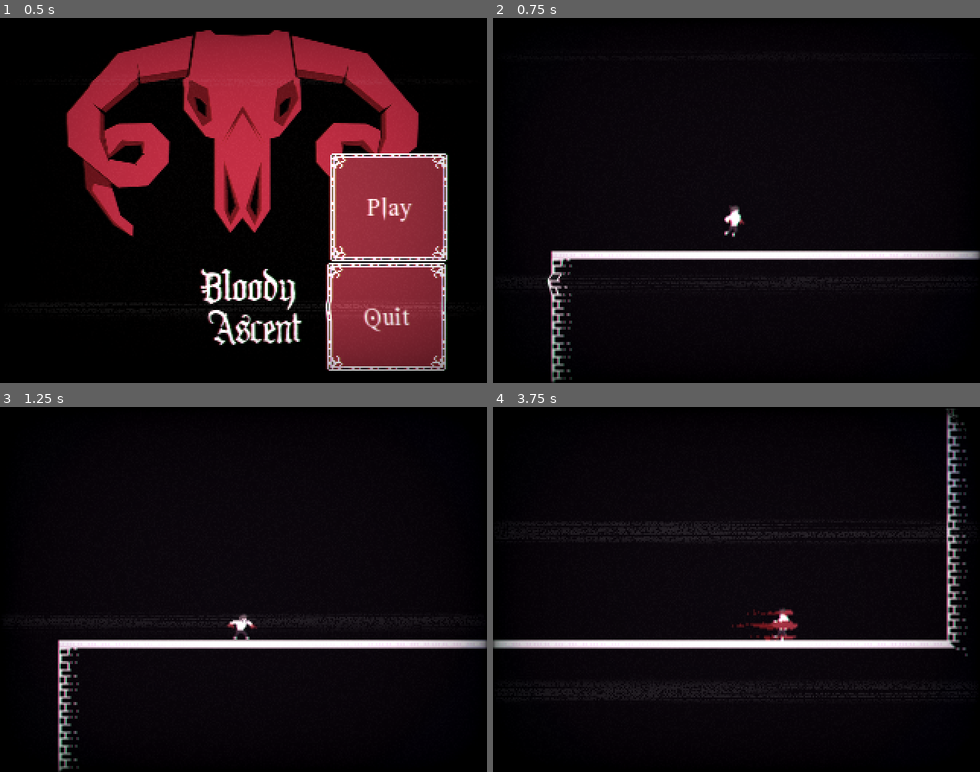
Above: before the commit, frames 1-4 (two rows, left to right).
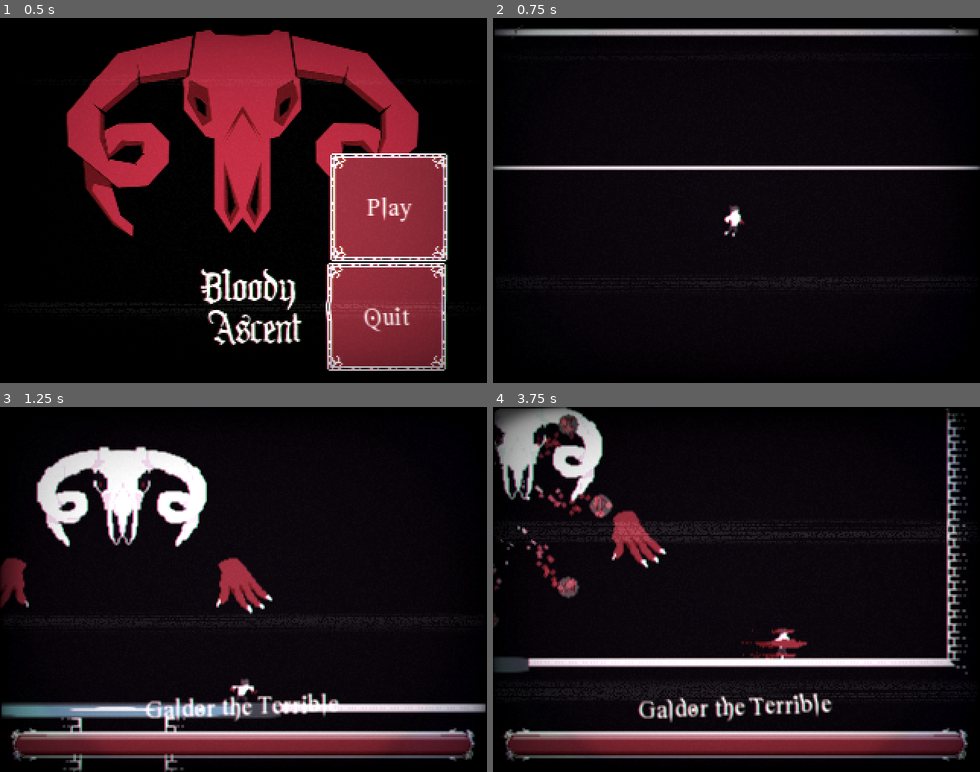
Above: after the commit, the same moments.

Repository: Luxxdev/GameJamPlus
Game: Godot game, scene res://Scenes/TitleScreen.tscn
Same seed, same stepped clock (60 frames per second), same inputs: the game is played once before the commit and once after it. The engine's default icon, where the game draws it, is replaced by a stand-in: a white triangle on a blue panel in a dark square.
Inputs:
- Up to frame 1 (0.5 s): no input
- Up to frame 2 (0.75 s): click "Play" at 0.5 s
- Up to frame 3 (1.25 s): no input
- Up to frame 4 (3.75 s): hold Right (ui_right) 1.28-2.78 s; tap C (Dash) every 0.75 s from 1.35 to 3.6 s; tap Space (Jump) at 1.52, 2.27 s; hold Left (ui_left) 2.78-3.53 s; hold Right (ui_right) from 3.53 s (still down)

Frame 1 is identical in both runs. In frame 2, 6.2% of the frame differs, in the area x 0-100%, y 2-100%; in frame 3, 21%; in frame 4, 21%, in the area x 0-98%, y 0-98%.

Commit message:
boss atks

Diff:
--- a/Boss.gd
+++ b/Boss.gd
@@ -9,19 +9,26 @@
 var life = 20
 signal healthChanged
 onready var sprite = $BossBody/BossHead
+onready var bossBody = $BossBody
 var playerOnDamageArea = false
 export(PackedScene) var Bullet
 onready var bulletSpawnPoint = $BossBody/ShootingPoint/Position2D
+var moveDirection = 0
+var lowLifeMult = 1
+var lowLife
+var veryLowLife
+
 
 
 func _ready():
 	set_process(false)
+	lowLife = life/2
+	veryLowLife = life/4
 
 enum state{
 	COOLDOWN,
 	ATTACK,
 	ATTACK2,
-	PREPARE
 	SPAWN,
 }
 
@@ -42,25 +49,36 @@
 	match currentState:
 		state.ATTACK:
 			print("atk1")
-			cooldown = 5
+			cooldown = 4/lowLifeMult
 			Shoot()
 			currentState = state.COOLDOWN
 		state.ATTACK2:
 			print("atk2")
-			cooldown = 5
+			cooldown = 4/lowLifeMult
 			currentState = state.COOLDOWN
 		state.SPAWN:
 			print("spawn")
-			if enemySpawner.enemies.get_child_count() == 0:
+			if enemySpawner.enemies.get_child_count() != 0:
 				cooldown = 0
 			else:
 				enemySpawner.set_spawn_position()
-				cooldown = 5
+				cooldown = 4/lowLifeMult
 			currentState = state.COOLDOWN
+
 		state.COOLDOWN:
 			count += delta
 			if count > cooldown:
-				currentState = randi() % 4 + 1
+				currentState = state.ATTACK
+#				currentState = randi() % 3 + 1
+
+	if bossBody.global_position.x - player.global_position.x > 50:
+		moveDirection = -1
+	elif bossBody.global_position.x - player.global_position.x < -50:
+		moveDirection = 1
+	else:
+		moveDirection = 0
+
+	bossBody.position.x += 50*lowLifeMult*delta*moveDirection
 
 	if currentState != state.COOLDOWN:
 		count = 0
@@ -79,6 +97,7 @@
 	for i in range(8):
 		var bulletInstance = Bullet.instance()
 		bulletSpawnPoint.get_parent().rotation_degrees = 45*i
+		bulletInstance.isBoss = true
 		bulletInstance.rotation_degrees = bulletSpawnPoint.get_parent().rotation_degrees
 		bulletInstance.global_position = bulletSpawnPoint.global_position
 		bulletInstance.velocity = Vector2(cos(bulletSpawnPoint.get_parent().rotation), sin(bulletSpawnPoint.get_parent().rotation))
@@ -89,8 +108,11 @@
 
 func TakeDamage(dir):
 	life -= 1
+	if life < lowLife:
+		lowLifeMult = 1.5
+	if life < veryLowLife:
+		lowLifeMult = 2
 	emit_signal("healthChanged")
-	print(life)
 	if life <= 0:
 		queue_free()
 
--- a/Objects/Enemies/Boss.tscn
+++ b/Objects/Enemies/Boss.tscn
@@ -1,50 +1,60 @@
-[gd_scene load_steps=19 format=2]
+[gd_scene load_steps=20 format=2]
 
 [ext_resource path="res://Boss.gd" type="Script" id=1]
 [ext_resource path="res://icon.png" type="Texture" id=2]
 [ext_resource path="res://Objects/EnemySpawner.tscn" type="PackedScene" id=3]
 [ext_resource path="res://Objects/Enemies/Boss/BossHand.png" type="Texture" id=4]
 [ext_resource path="res://Objects/Enemies/Boss/bosshead.png" type="Texture" id=5]
+[ext_resource path="res://Objects/Fireball.tscn" type="PackedScene" id=6]
 
 [sub_resource type="RectangleShape2D" id=2]
-extents = Vector2( 139, 8.25 )
+extents = Vector2( 375, 8.25 )
 
 [sub_resource type="RectangleShape2D" id=3]
 extents = Vector2( 138, 5 )
 
 [sub_resource type="AtlasTexture" id=5]
+flags = 4
 atlas = ExtResource( 4 )
 region = Rect2( 0, 0, 80, 80 )
 
 [sub_resource type="AtlasTexture" id=6]
+flags = 4
 atlas = ExtResource( 4 )
 region = Rect2( 80, 0, 80, 80 )
 
 [sub_resource type="AtlasTexture" id=7]
+flags = 4
 atlas = ExtResource( 4 )
 region = Rect2( 160, 0, 80, 80 )
 
 [sub_resource type="AtlasTexture" id=8]
+flags = 4
 atlas = ExtResource( 4 )
 region = Rect2( 0, 80, 80, 80 )
 
 [sub_resource type="AtlasTexture" id=9]
+flags = 4
 atlas = ExtResource( 4 )
 region = Rect2( 80, 80, 80, 80 )
 
 [sub_resource type="AtlasTexture" id=10]
+flags = 4
 atlas = ExtResource( 4 )
 region = Rect2( 160, 80, 80, 80 )
 
 [sub_resource type="AtlasTexture" id=11]
+flags = 4
 atlas = ExtResource( 4 )
 region = Rect2( 0, 160, 80, 80 )
 
 [sub_resource type="AtlasTexture" id=12]
+flags = 4
 atlas = ExtResource( 4 )
 region = Rect2( 80, 160, 80, 80 )
 
 [sub_resource type="AtlasTexture" id=13]
+flags = 4
 atlas = ExtResource( 4 )
 region = Rect2( 160, 160, 80, 80 )
 
@@ -61,6 +71,7 @@
 
 [node name="Boss" type="Node2D"]
 script = ExtResource( 1 )
+Bullet = ExtResource( 6 )
 
 [node name="StartFightArea" type="Area2D" parent="."]
 
@@ -103,6 +114,13 @@
 frames = SubResource( 14 )
 flip_h = true
 
+[node name="ShootingPoint" type="Node2D" parent="BossBody"]
+position = Vector2( 0, -57 )
+rotation = 1.5708
+
+[node name="Position2D" type="Position2D" parent="BossBody/ShootingPoint"]
+position = Vector2( 40, 0 )
+
 [node name="DamageArea" type="Area2D" parent="BossBody" groups=["Boss", "DashTarget"]]
 position = Vector2( 0, -57 )
 
--- a/Objects/Fireball.tscn
+++ b/Objects/Fireball.tscn
@@ -1,8 +1,9 @@
-[gd_scene load_steps=9 format=2]
+[gd_scene load_steps=12 format=2]
 
 [ext_resource path="res://Objects/images/fireball.png" type="Texture" id=1]
 [ext_resource path="res://Objects/AddShader.tres" type="Material" id=2]
 [ext_resource path="res://Objects/images/fum red.png" type="Texture" id=3]
+[ext_resource path="res://Scripts/Bullet.gd" type="Script" id=4]
 
 [sub_resource type="Gradient" id=1]
 offsets = PoolRealArray( 0.380645, 0.664516, 1 )
@@ -37,7 +38,16 @@
 scale_curve = SubResource( 4 )
 color_ramp = SubResource( 2 )
 
-[node name="Fireball" type="Node2D"]
+[sub_resource type="CircleShape2D" id=6]
+radius = 9.21954
+
+[sub_resource type="CircleShape2D" id=7]
+radius = 11.0454
+
+[node name="Fireball" type="KinematicBody2D"]
+collision_layer = 4
+collision_mask = 3
+script = ExtResource( 4 )
 
 [node name="Sprite" type="Sprite" parent="."]
 texture = ExtResource( 1 )
@@ -51,3 +61,15 @@
 local_coords = false
 process_material = SubResource( 5 )
 texture = ExtResource( 3 )
+
+[node name="CollisionShape2D" type="CollisionShape2D" parent="."]
+shape = SubResource( 6 )
+
+[node name="Area2D" type="Area2D" parent="."]
+collision_layer = 4
+collision_mask = 3
+
+[node name="CollisionShape2D" type="CollisionShape2D" parent="Area2D"]
+shape = SubResource( 7 )
+
+[connection signal="body_entered" from="Area2D" to="." method="_on_Bullet_body_entered"]
--- a/Objects/Player.tscn
+++ b/Objects/Player.tscn
@@ -336,7 +336,7 @@
 [node name="BloodShred" type="AnimatedSprite" parent="."]
 visible = false
 frames = SubResource( 46 )
-frame = 2
+frame = 17
 playing = true
 offset = Vector2( -12, -2 )
 
--- a/Scenes/TestScene.tscn
+++ b/Scenes/TestScene.tscn
@@ -83,7 +83,7 @@
 }
 
 [node name="Player" parent="." instance=ExtResource( 1 )]
-position = Vector2( 352, -9163 )
+position = Vector2( 261, -9381 )
 
 [node name="CameraReal" type="Camera2D" parent="Player"]
 position = Vector2( 1, 0 )
@@ -119,17 +119,29 @@
 [node name="StartFightArea" parent="Boss" index="0"]
 position = Vector2( -14, 170 )
 
+[node name="CollisionShape2D" parent="Boss/StartFightArea" index="0"]
+position = Vector2( 29, 1 )
+
 [node name="RigidBody2D" parent="Boss/ExitBlockers" index="0"]
 position = Vector2( -9, 192 )
 
 [node name="BossBody" parent="Boss" index="2"]
-position = Vector2( -2, 86 )
+position = Vector2( -2, 56 )
 
 [node name="ShootingPoint" type="Node2D" parent="Boss/BossBody" index="1"]
 rotation = 1.5708
 
 [node name="Position2D" type="Position2D" parent="Boss/BossBody/ShootingPoint"]
 position = Vector2( 20, 0 )
+
+[node name="EnemySpawner" parent="Boss/BossBody" index="4"]
+position = Vector2( -2, -4 )
+
+[node name="EnemyArea" parent="Boss/BossBody/EnemySpawner/EnemyAreas" index="0"]
+position = Vector2( -109, -22 )
+
+[node name="EnemyArea2" parent="Boss/BossBody/EnemySpawner/EnemyAreas" index="1"]
+position = Vector2( 101, -23 )
 
 [node name="EnemySpawner2" parent="." instance=ExtResource( 4 )]
 position = Vector2( 166, -728 )
--- a/Scripts/Bullet.gd
+++ b/Scripts/Bullet.gd
@@ -3,6 +3,7 @@
 var target = null
 var speed = 150
 var velocity = Vector2(0,0)
+var isBoss = false
 
 func _physics_process(delta):
 	position += velocity * delta
@@ -11,7 +12,7 @@
 func _on_Bullet_body_entered(body):
 	if "Player" in body.name:
 		if (global_position.x < body.global_position.x):
-			body.TakeDamage(1)
+			body.TakeDamage(1, isBoss)
 		else:
-			body.TakeDamage(-1)
+			body.TakeDamage(-1, isBoss)
 	queue_free()
--- a/Scripts/PlayerScript.gd
+++ b/Scripts/PlayerScript.gd
@@ -264,9 +264,14 @@
 	if invulnerable and !boss:
 		pass
 	else:
+		print("tomei")
 		sprite.self_modulate = Color(1,0,0,1)
 		if _check_is_valid_wall():
 			dir *= -1
+		motion = Vector2(0,0)
+		isDashing = false
+		$BloodShred.visible = false
+		dashTimer.stop()
 		stunned = true
 		falling = true
 		health -= 3
@@ -284,7 +289,7 @@
 
 func Dash():
 	dashDirection = GetDirection() * dashSpeed
-	$BloodShred.rotation =dashDirection.angle()
+	$BloodShred.rotation = dashDirection.angle()
 	$BloodShred.modulate = Color(1,1,1,1)
 	$BloodShred.visible = true
 	animPlayer.play("Attack")
